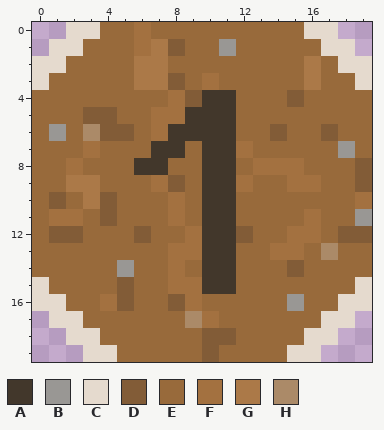
Pixel-art sprite -- dirt.png. The picture above is the old version.
The file is 200x200 pixels, drawn in blocks of 10x10; one block is one cell here. Colours within 5 levels of each other are drawn and written as one.
Palette (. is transparent): A #42372b  B #999794  C #e5dace  D #825c37  E #986a3b  F #a37140  G #ab7948  H #ab8a68
Pixels before, first column x 0:
 0 ..CCEEFEEEEEEEEECC..
 1 .CCEEEFGDEEBEEEEECC.
 2 CCEEEEGGEEEEEEEEGECC
 3 CEEEEEGGDEFEEEEEGEEC
 4 EEEEEEEEFDAAEEEDEEEE
 5 EEEDDEEFFAAAEEEEEEEE
 6 EBEHDDEFAAAAEEDEEDEE
 7 EEEFEEEAAEAAFEEEEEBE
 8 EEFEEEAAEEAAEFFFEEED
 9 EEGGEEEFDEAAFEEFFEED
10 EDEGDEEEFEAAEEEEEEEF
11 EFFEDEEEFEAAEEEEFEEB
12 EDDEEEDEEFAADEEFFEDD
13 EEEEEEEEFFAAEEFFEHEE
14 EEEEEBEEFEAAEEEDEEEE
15 CEEEEDEEFFAAEEEEEEEC
16 CCEEFDEEDFEEEEEBEECC
17 .CCEEEEEEHFEEEEEECC.
18 ..CCEEEEEEDDEEEECC..
19 ...CCEEEEEDEEEECC...
After:
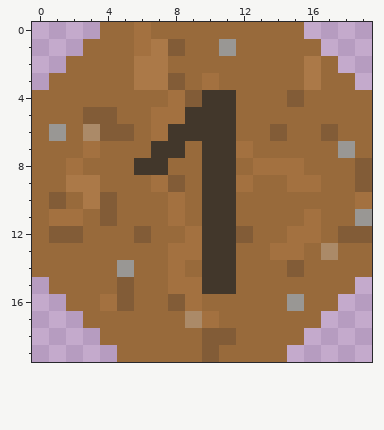
Difference:
Changed rows in their new state; - is an unchanged pixel.
first column x 0:
 0 --..------------..--
 1 -..--------------..-
 2 ..----------------..
 3 .------------------.
first column x 0:
15 .------------------.
16 ..----------------..
17 -..--------------..-
18 --..------------..--
19 ---..----------..---
